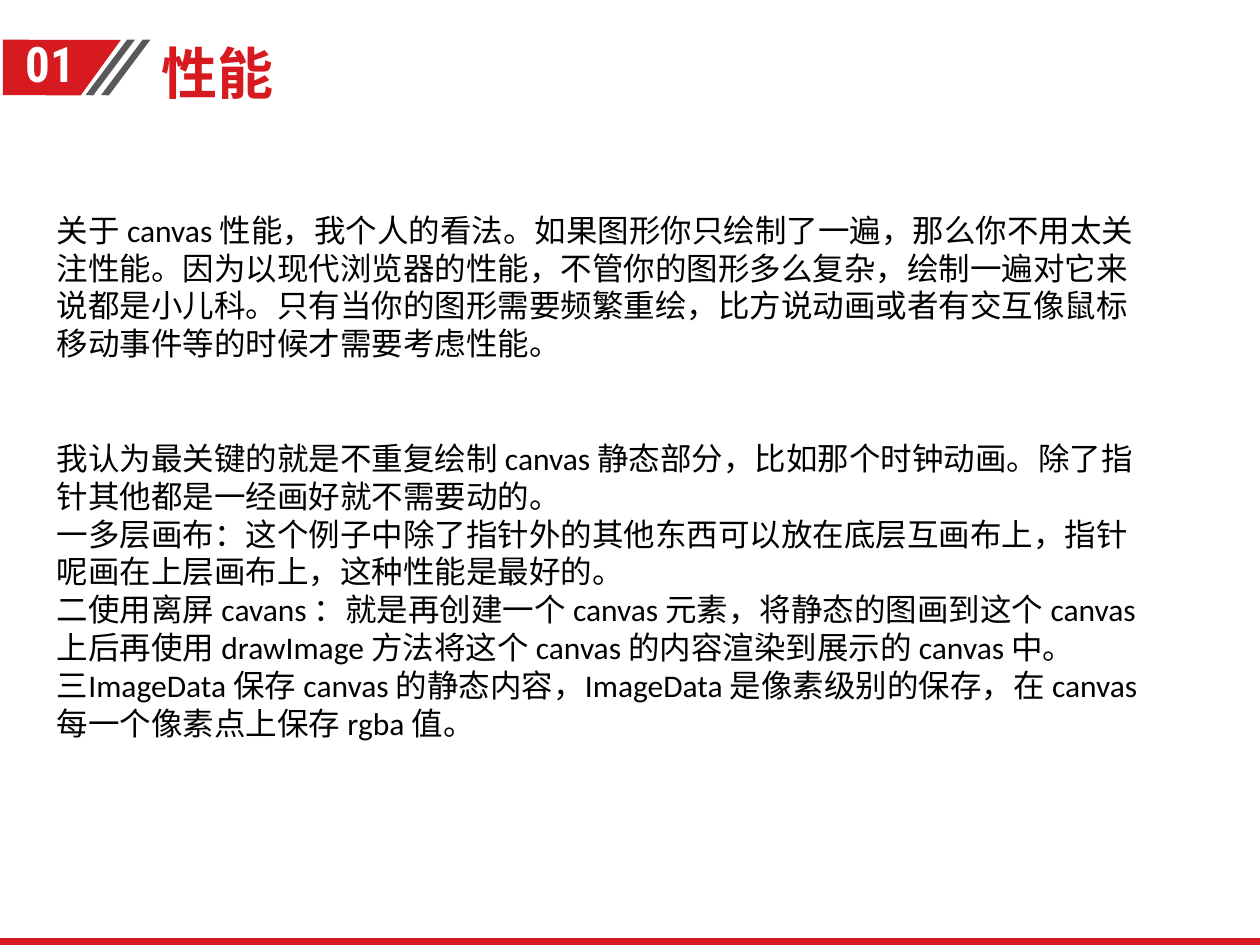
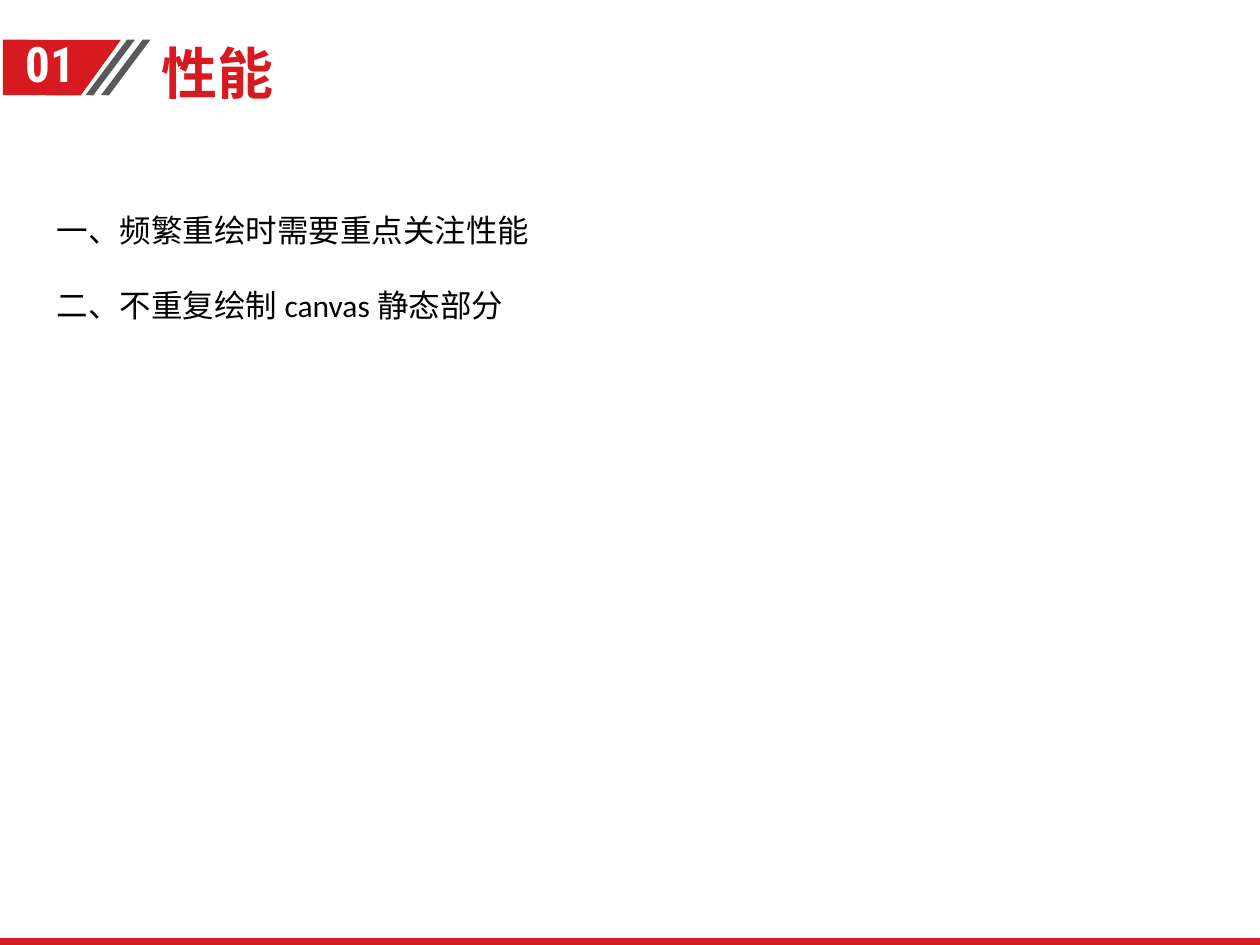
Before and after one commit to Yuchaocheng/canvas, a slide deck: slide 20 of canvas基础分享.pptx. Drawn at 1260x945 pixels with LibreOffice and Linux fonts; fonts in the diff are those of the drawing; background and template pictures are left out. Boxes give left, top, right and bottom in pixels: in the first picture for what was removed or moved away, otherwise in the second. Text is boxed around its words. In the diff, an @@ line names an element or a change of style, - is before the commit and + after.

```diff
--- a/canvas基础分享.pptx
+++ b/canvas基础分享.pptx
@@ text at (57, 215, 529, 320): text changed @@
-关于 canvas 性能，我个人的看法。如果图形你只绘制了一遍，那么你不用太关注性能。因为以现代浏览器的性能，不管你的图形多么复杂，绘制一遍对它来说都是小儿科。只有当你的图形需要频繁重绘，比方说动画或者有交互像鼠标移动事件等的时候才需要考虑性能。
+一、频繁重绘时需要重点关注性能
+二、不重复绘制 canvas 静态部分
@@ text removed at (57, 443, 1137, 741) @@
-我认为最关键的就是不重复绘制 canvas 静态部分，比如那个时钟动画。除了指针其他都是一经画好就不需要动的。
-一多层画布：这个例子中除了指针外的其他东西可以放在底层互画布上，指针呢画在上层画布上，这种性能是最好的。
-二使用离屏 cavans ：就是再创建一个 canvas 元素，将静态的图画到这个 canvas 上后再使用 drawImage 方法将这个 canvas 的内容渲染到展示的 canvas 中。
-三ImageData 保存 canvas 的静态内容，ImageData 是像素级别的保存，在 canvas 每一个像素点上保存 rgba 值。
```
Also in this commit, not shown: 13 other slides changed.
